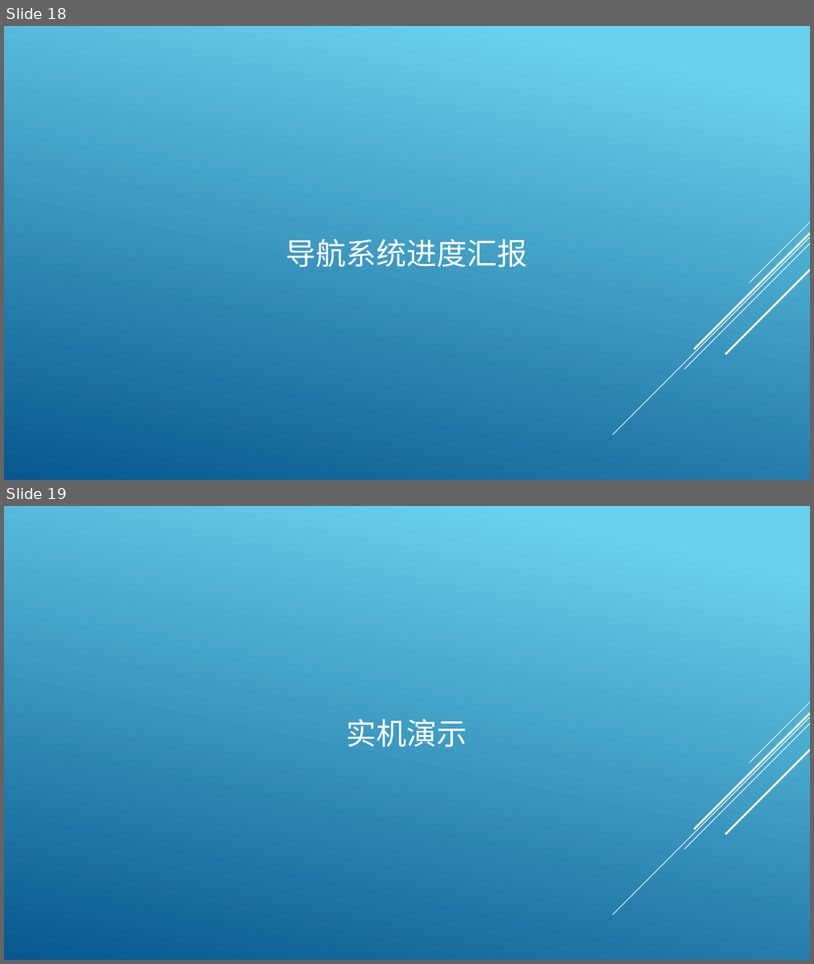
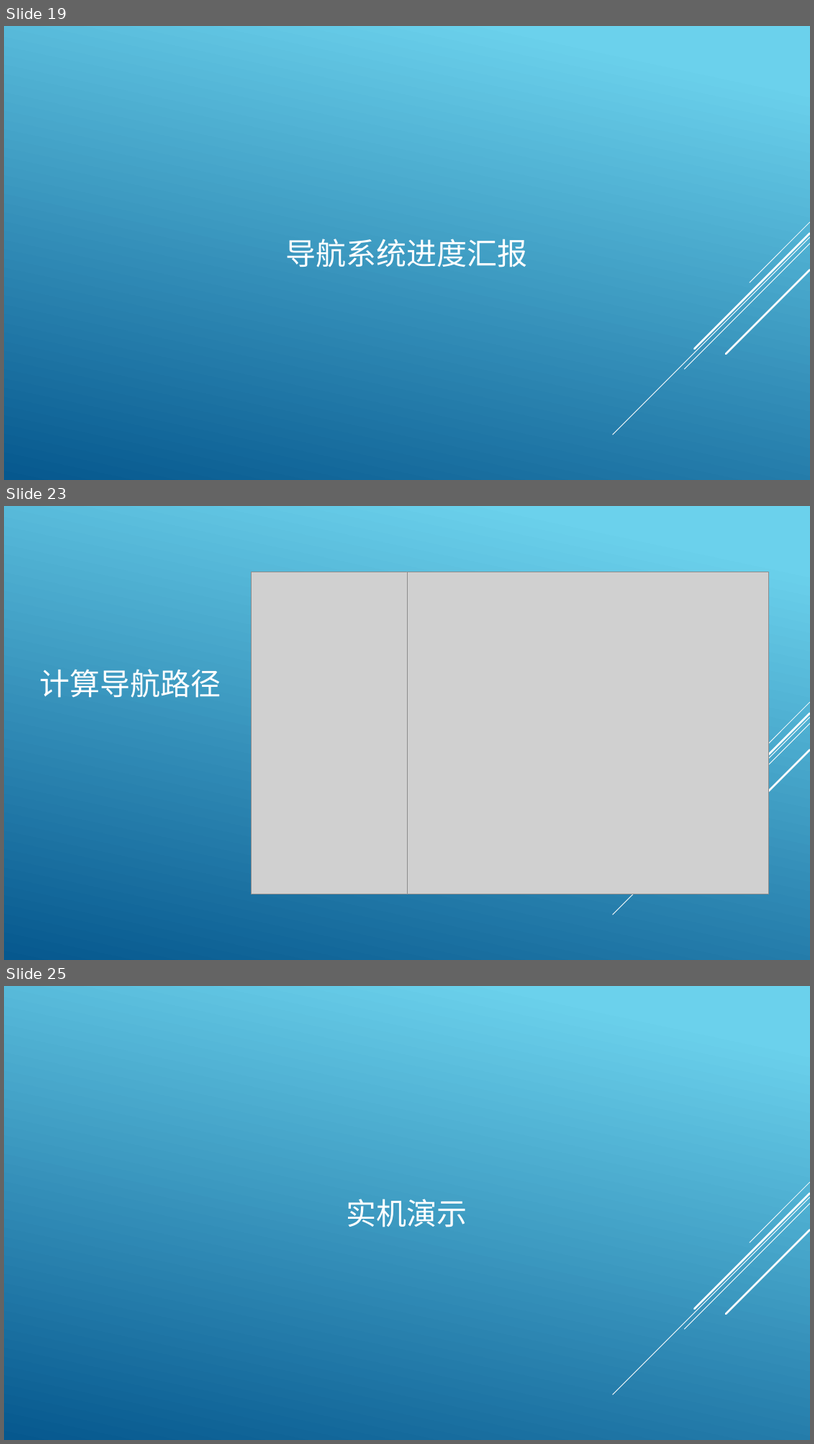
Before and after one commit to archester-250/Course_Auxiliary_System, a slide deck: report/Mid-term check.pptx. Shown one above the other, each under a label of ours: slides 18 and 19 before the commit, slides 19, 23 and 25 after it; the slides between them are not shown. The pictures are 814x964 and 814x1444 pixels, drawn with LibreOffice and Linux fonts; fonts in the diff are those of the drawing; grey boxes stand for pictures. Boxes give left, top, right and bottom in pixels: in the first picture for what was removed or moved away, otherwise in the second. Text is boxed around its words. In the diff, an @@ line names an element or a change of style, - is before the commit and + after.

```diff
--- a/report/Mid-term check.pptx
+++ b/report/Mid-term check.pptx
@@ slide 23 added at bbox=[4, 506, 810, 960], background gradient #6ED2EB to #06588E; not listed: 5 template elements that a slide beside it also shows @@
@@ picture added at bbox=[252, 572, 614, 894] @@
@@ picture added at bbox=[407, 572, 770, 894] @@
@@ title added at bbox=[39, 669, 221, 698], 36 pt, text #FFFFFF @@
+计算导航路径
@@ what was slide 18 is now slide 19 @@
@@ what was slide 19 is now slide 25 @@
```
Also in this commit, not shown: 5 other slides added, 6 other files.
